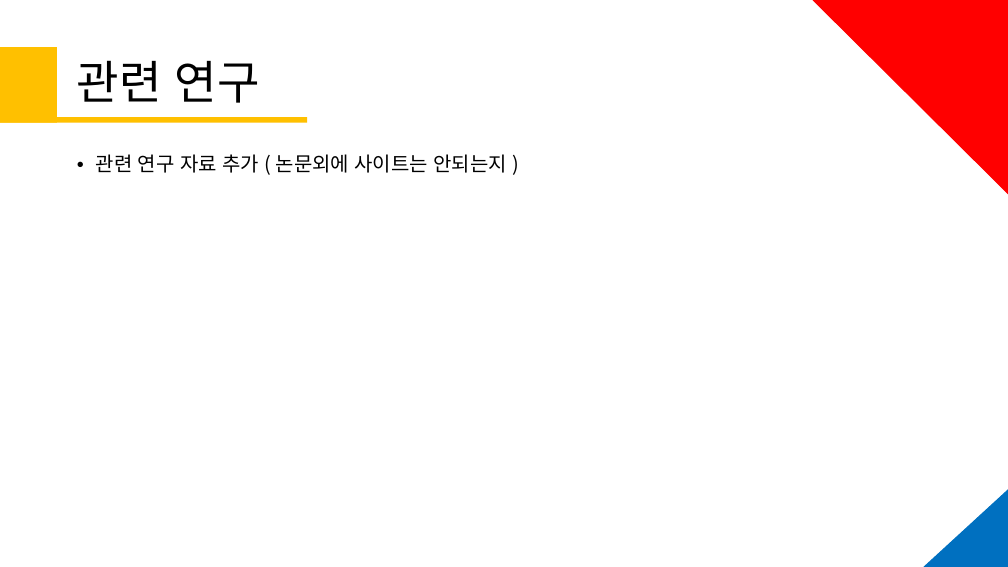
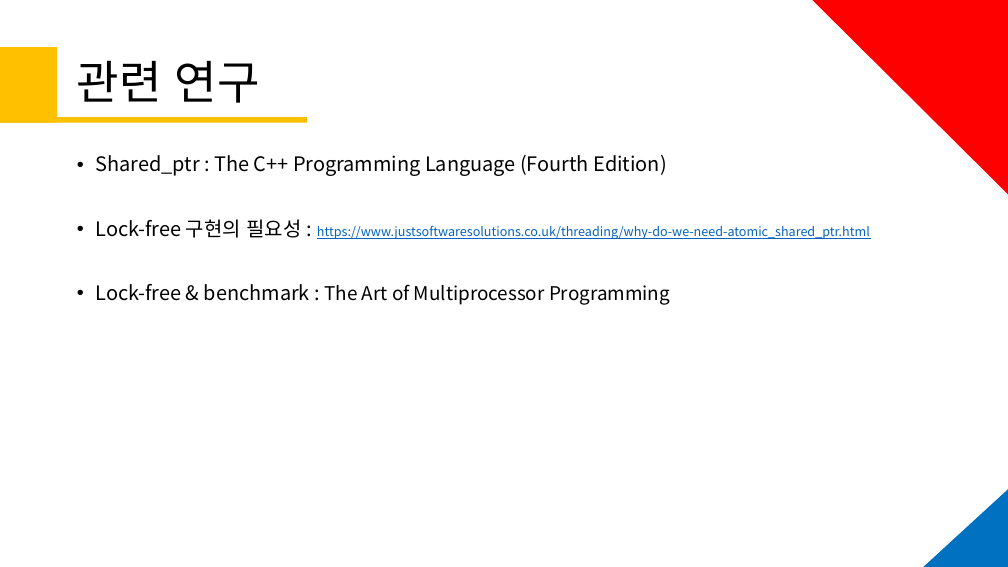
Before and after one commit to KU-t/1920-thesis, a slide deck: slide 10 of 학교 제출/졸업작품 최종발표/2014132002 구태균 최종발표_ver.01.pptx. Drawn at 1008x567 pixels with LibreOffice and Linux fonts; fonts in the diff are those of the drawing. Boxes give left, top, right and bottom in pixels: in the first picture for what was removed or moved away, otherwise in the second. Text is boxed around its words. In the diff, an @@ line names an element or a change of style, - is before the commit and + after.

```diff
--- a/학교 제출/졸업작품 최종발표/2014132002 구태균 최종발표_ver.01.pptx
+++ b/학교 제출/졸업작품 최종발표/2014132002 구태균 최종발표_ver.01.pptx
@@ text at (96, 155, 870, 305): text changed @@
-• 관련 연구 자료 추가 ( 논문외에 사이트는 안되는지 )
+• Shared_ptr : The C++ Programming Language (Fourth Edition)
+• Lock-free 구현의 필요성 : https://www.justsoftwaresolutions.co.uk/threading/why-do-we-need-atomic_shared_ptr.html
+• Lock-free & benchmark : The Art of Multiprocessor Programming
```
Also in this commit, not shown: 1 other slide changed, 7 other files.
